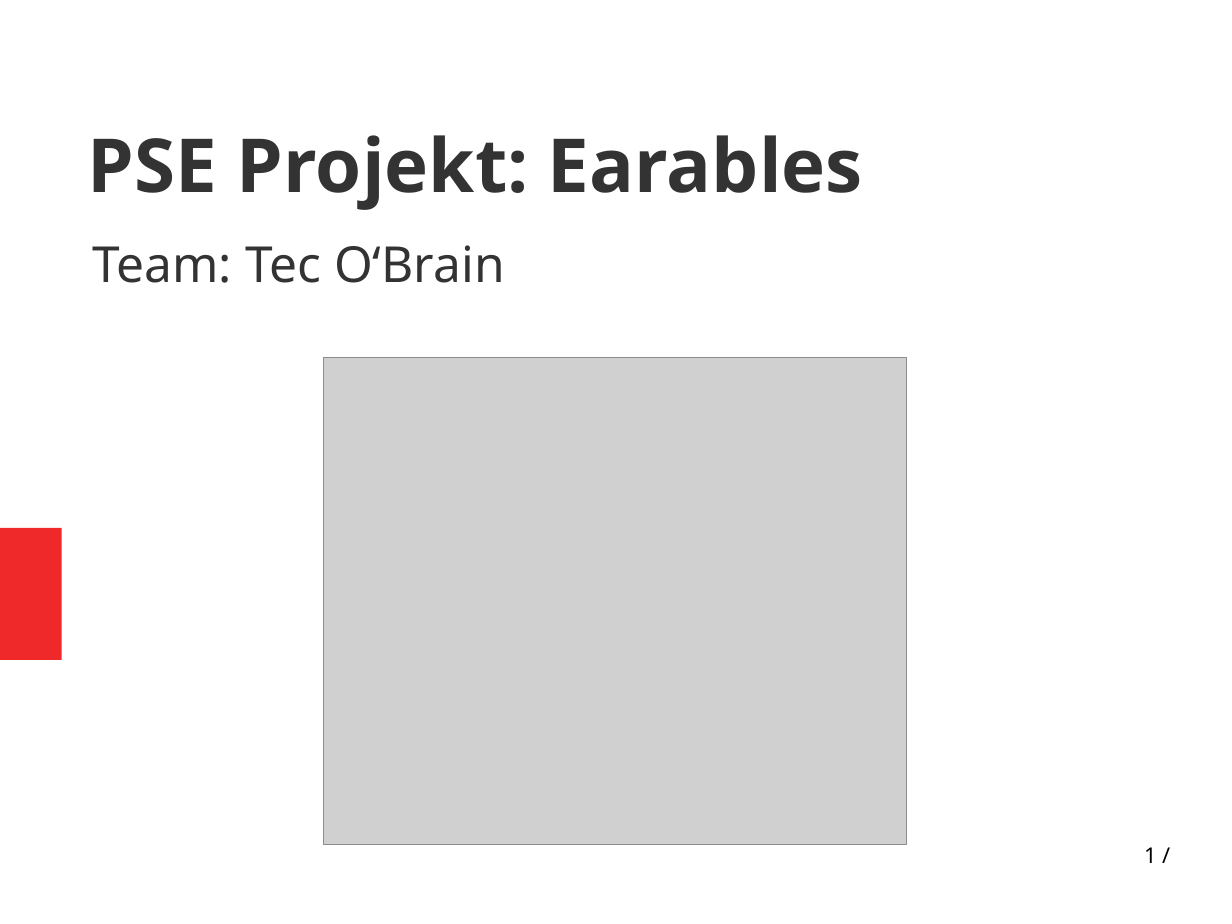
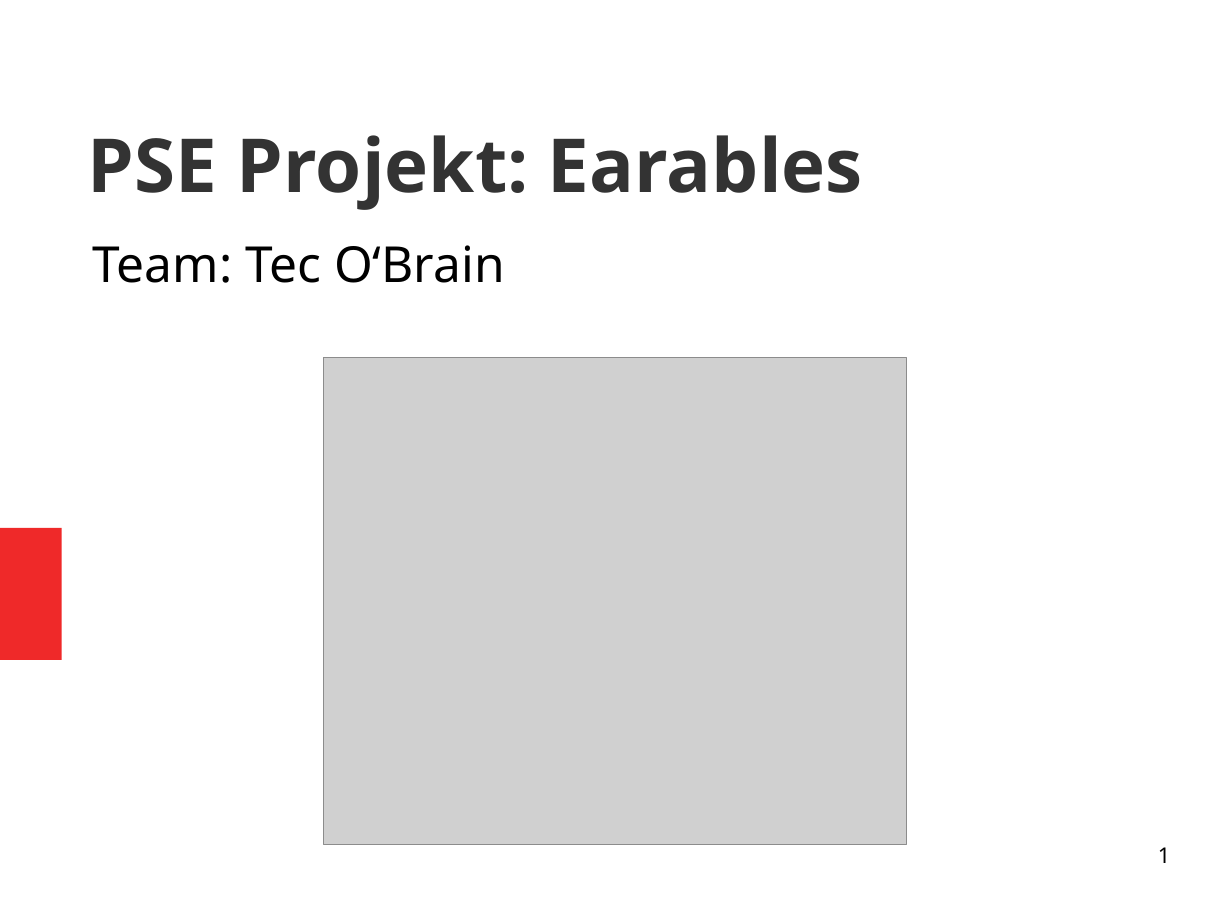
Before and after one commit to vlle1/dokumente-earablesKIT, a slide deck: slide 1 of Abschlusspräsi/Abschlusspräsi.odp. Drawn at 1232x924 pixels with LibreOffice and Linux fonts; fonts in the diff are those of the drawing; grey boxes stand for pictures. Boxes give left, top, right and bottom in pixels: in the first picture for what was removed or moved away, otherwise in the second. Text is boxed around its words. In the diff, an @@ line names an element or a change of style, - is before the commit and + after.

```diff
--- a/Abschlusspräsi/Abschlusspräsi.odp
+++ b/Abschlusspräsi/Abschlusspräsi.odp
@@ subtitle "Team: Tec O‘Brain" at (93, 245, 505, 283): text colour #333333 to #000000; less space between paragraphs @@
@@ page number at (1158, 847, 1170, 863): text changed @@
-1 /
+1
```
Also in this commit, not shown: 8 other slides changed, 6 slides added, 4 slides removed, 3 other files.
